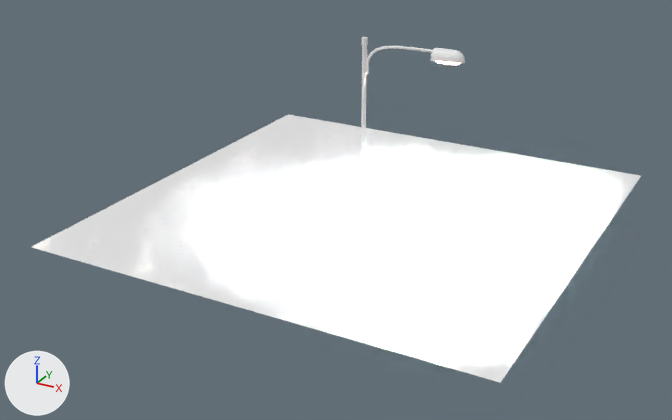
The Blender file Blends/StreetLamp.blend, before and after one commit.
Both versions are drawn from a camera (50 mm lens) standing at (15.8, -27.4, 13.4) and looking at (2.0, -2.4, 0.9). The lights are fixed; the arrows at lower left show +X, +Y and +Z.
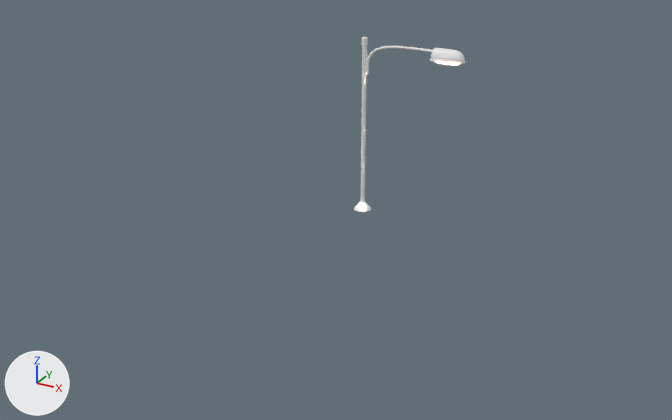
Location of each change, [x1, y1, x2, y2] in pixels of the pictures (672 x 420 px):
'Plane', deleted
    before: [32, 114, 641, 383]
'Cylinder', deleted
    before: [354, 37, 371, 212]
'Cylinder.001', unchanged, uncovered by the edit
    before: [366, 46, 432, 74]
    after: [354, 37, 465, 212]

The change, as a diff of the scene's bpy script:
```diff
--- a/Blends/StreetLamp.blend.py
+++ b/Blends/StreetLamp.blend.py
@@ ob_cylinder @@
-ob_cylinder = bpy.data.objects.new('Cylinder', me_cylinder)
-ob_cylinder.location = (2.27, -0.94, 0.46)
@@ ob_plane @@
-ob_plane = bpy.data.objects.new('Plane', me_plane_001)
-ob_plane.location = (2.27, -0.94, 0.46)
-ob_plane.scale = (7.82, 7.82, 7.82)
```
